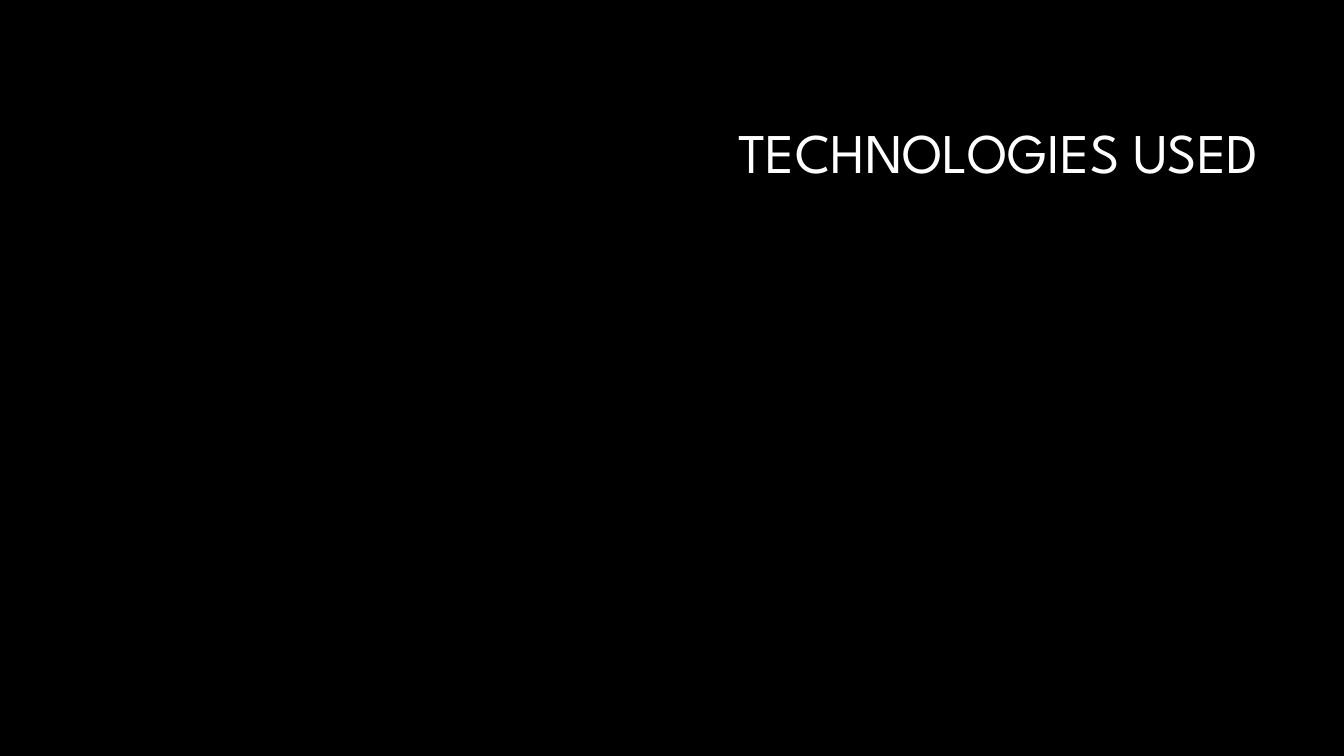
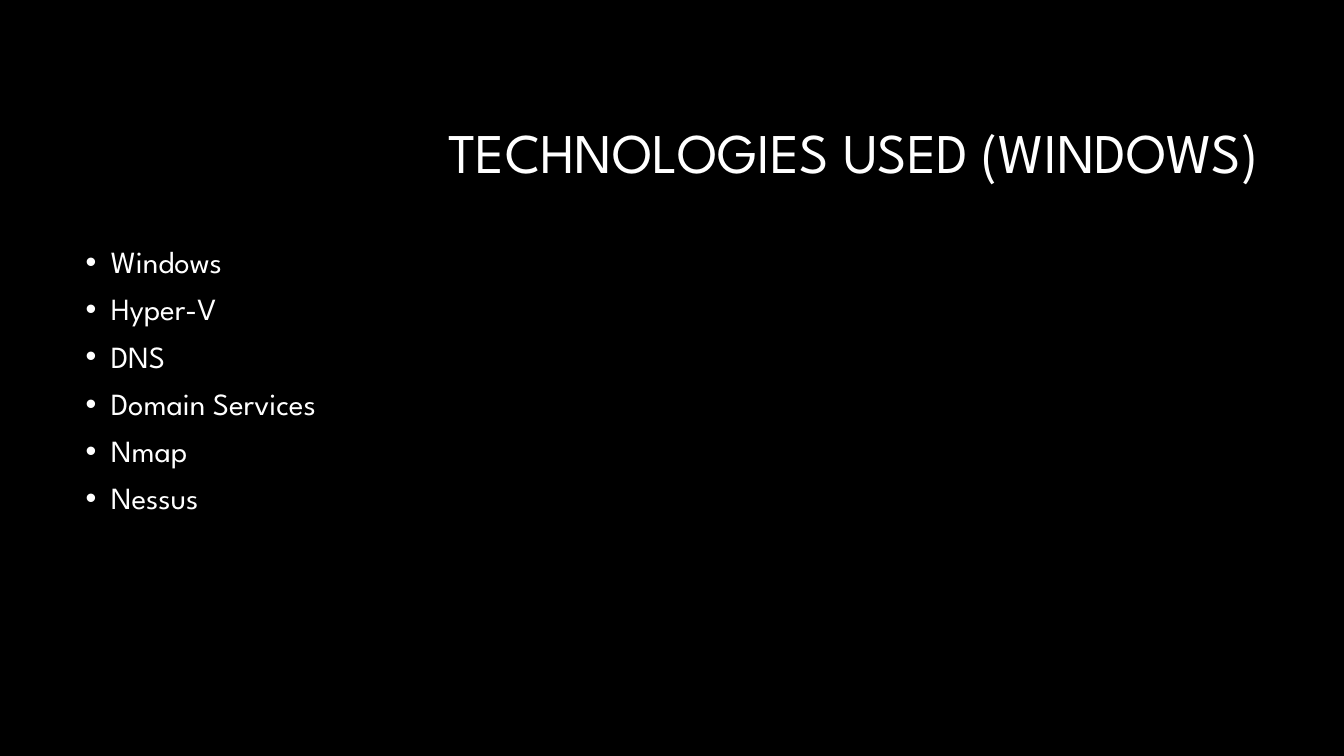
Before and after one commit to supertrey2004/Secure-Multi-Layer-Network-Project---Capstone, a slide deck: slide 5 of Docs/other/Slideshow.pptx. Drawn at 1344x756 pixels with LibreOffice and Linux fonts; fonts in the diff are those of the drawing; background and template pictures are left out. Boxes give left, top, right and bottom in pixels: in the first picture for what was removed or moved away, otherwise in the second. Text is boxed around its words. In the diff, an @@ line names an element or a change of style, - is before the commit and + after.

```diff
--- a/Docs/other/Slideshow.pptx
+++ b/Docs/other/Slideshow.pptx
@@ title at box(448, 134, 1258, 184): text changed @@
-TECHNOLOGIES USED
+TECHNOLOGIES USED (WINDOWS)
@@ text added at box(111, 251, 316, 510), 22 pt, text #FFFFFF @@
+• Windows
+• Hyper-V
+• DNS
+• Domain Services
+• Nmap
+• Nessus
```
Also in this commit, not shown: 5 other slides changed, 3 slides added, 12 other files.
